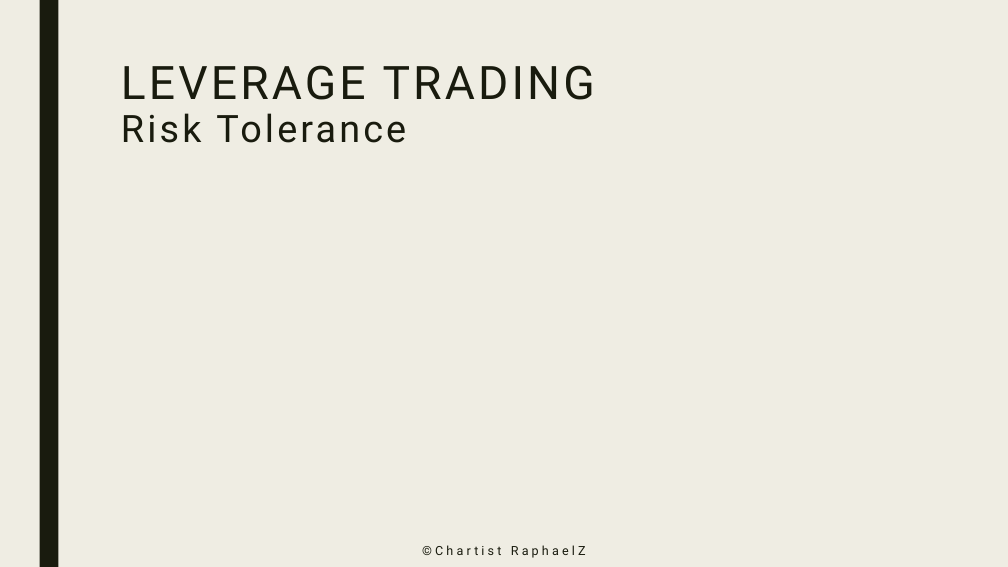
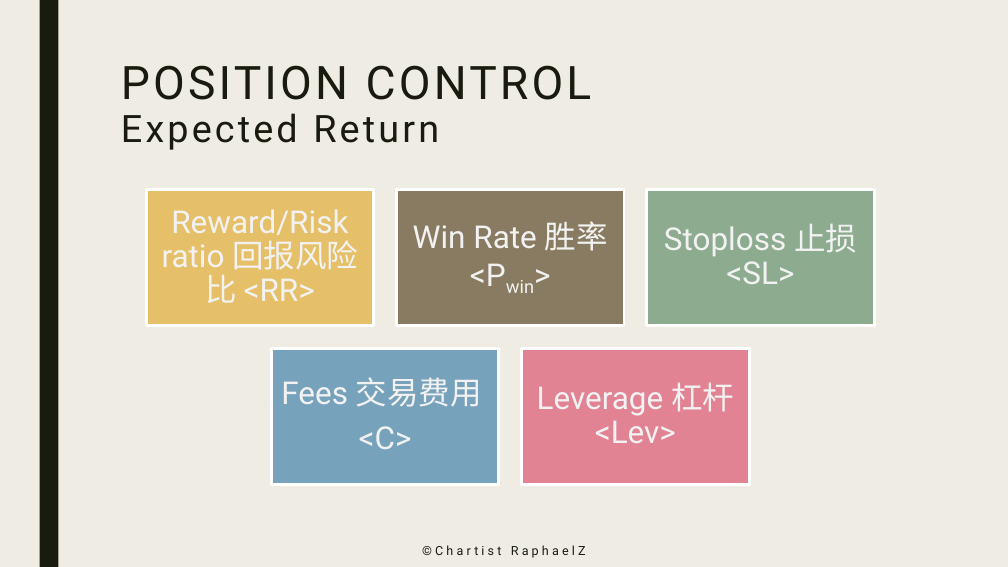
Before and after one commit to zhuzp98/ChartistRaphaelZ, a slide deck: slide 8 of Slides/Risk Management - Position Control.pptx (slide 7 before the commit). Drawn at 1008x567 pixels with LibreOffice and Linux fonts; fonts in the diff are those of the drawing; grey boxes stand for pictures. Boxes give left, top, right and bottom in pixels: in the first picture for what was removed or moved away, otherwise in the second. Text is boxed around its words. In the diff, an @@ line names an element or a change of style, - is before the commit and + after.

```diff
--- a/Slides/Risk Management - Position Control.pptx
+++ b/Slides/Risk Management - Position Control.pptx
@@ title at bbox=[121, 65, 592, 150]: text changed @@
-LEVERAGE TRADING
-Risk Tolerance
+POSITION CONTROL
+Expected Return
@@ group added at bbox=[146, 189, 875, 485]: 5 rectangles, 5 texts @@
+Reward/Risk ratio 回报风险比 <RR>
+Win Rate 胜率 <Pwin>
+Stoploss 止损 <SL>
+Fees 交易费用
+<C>
+Leverage 杠杆 <Lev>
```
Also in this commit, not shown: 6 other slides changed, 1 slide added, 4 other files.
